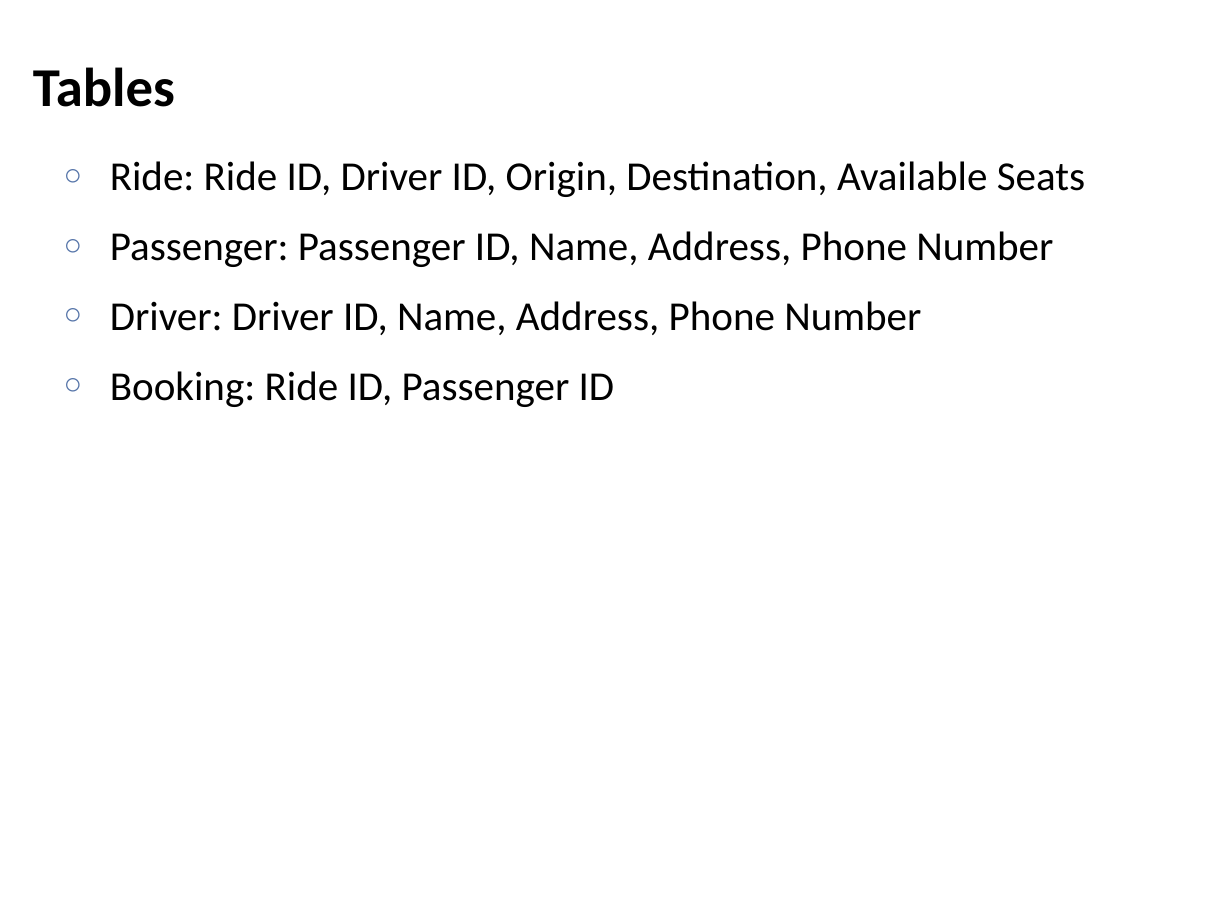
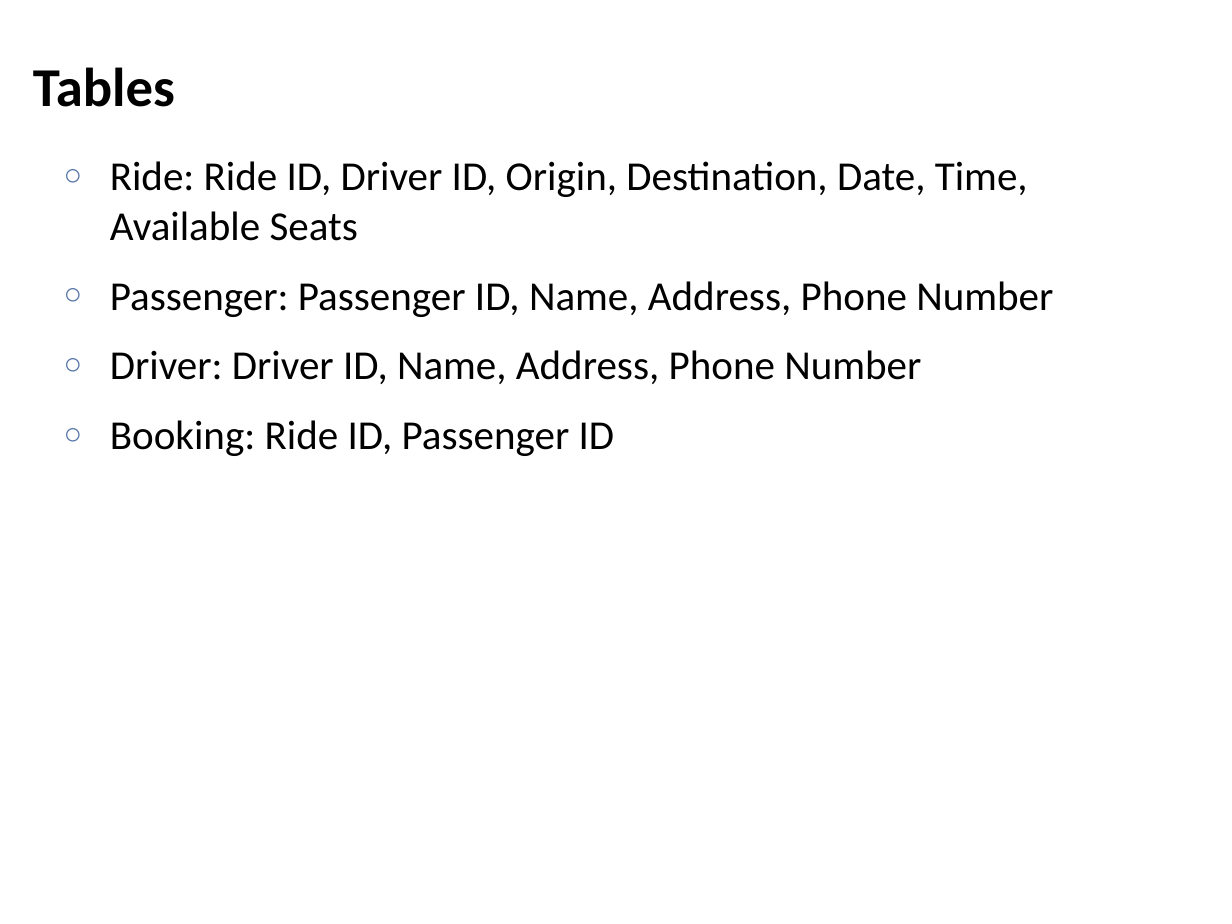
Before and after one commit to lintool/UMD-courses, a slide deck: slide 4 of slides/session08.pptx. Drawn at 1232x924 pixels with LibreOffice and Linux fonts; fonts in the diff are those of the drawing. Boxes give left, top, right and bottom in pixels: in the first picture for what was removed or moved away, otherwise in the second. Text is boxed around its words. In the diff, an @@ line names an element or a change of style, - is before the commit and + after.

```diff
--- a/slides/session08.pptx
+++ b/slides/session08.pptx
@@ text at (110,161,1028,241): text changed @@
-○ Ride: Ride ID, Driver ID, Origin, Destination, Available Seats
+○ Ride: Ride ID, Driver ID, Origin, Destination, Date, Time, Available Seats
```
Also in this commit, not shown: 1 other slide changed, 1 other file.
